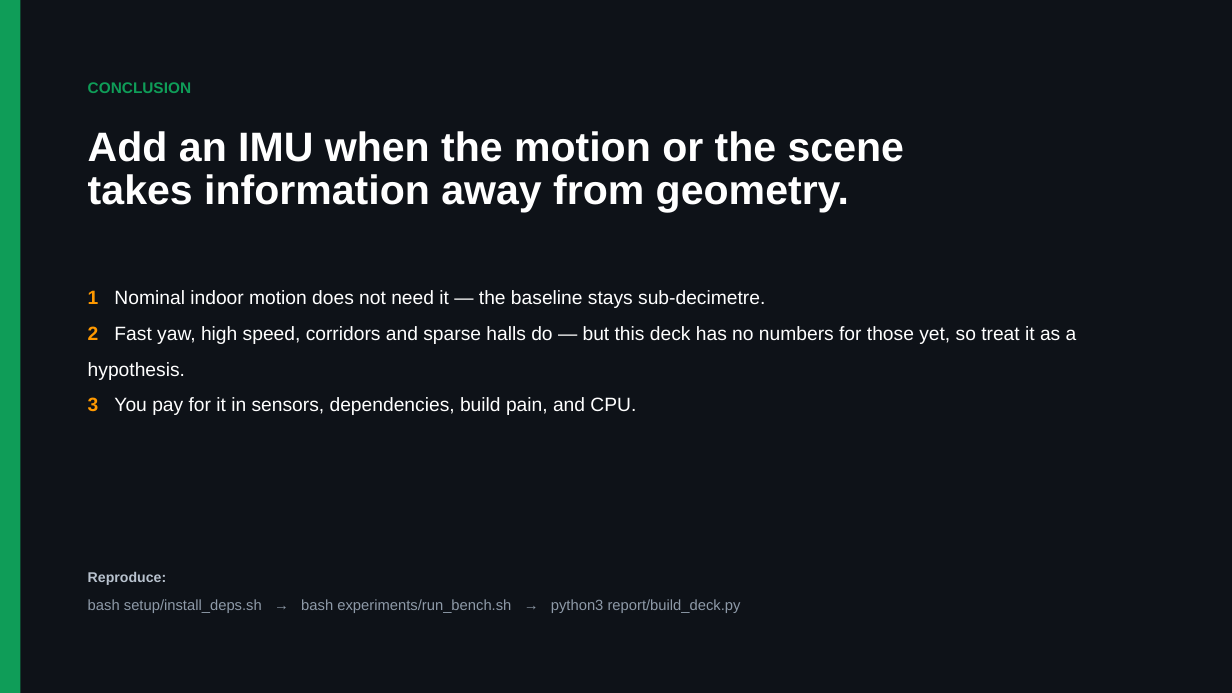
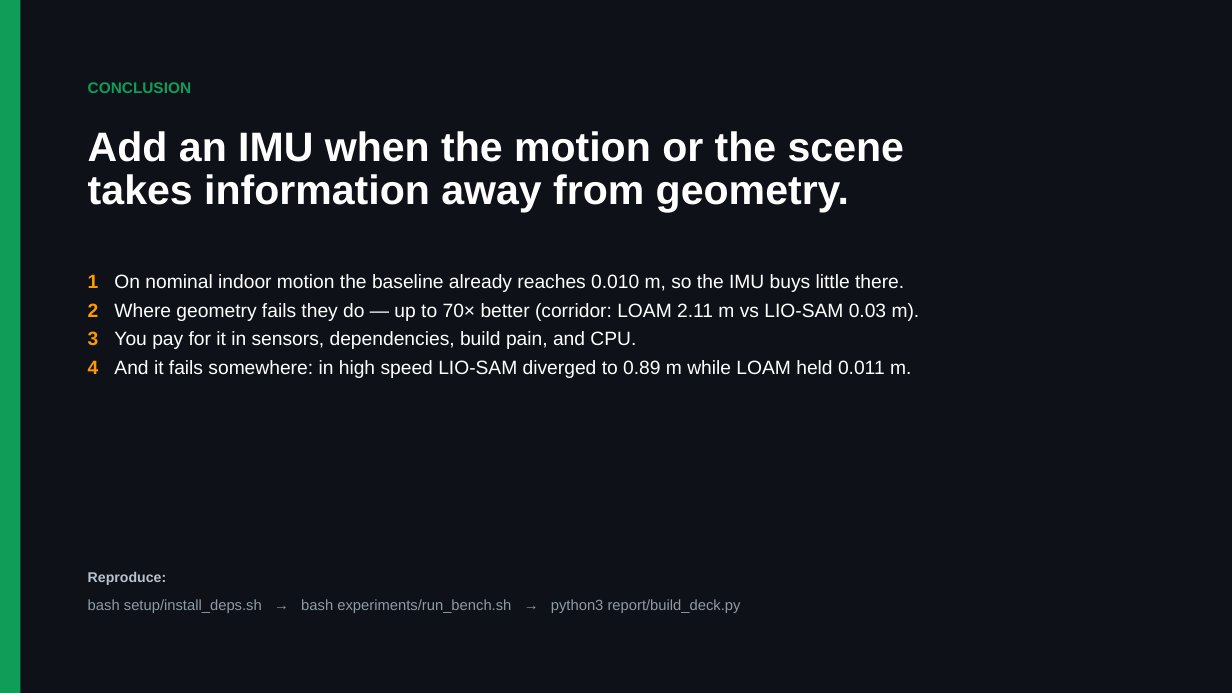
Before and after one commit to broken-pear/AAE4203_LIOSAM_demo, a slide deck: slide 20 of report/LOAM_vs_LIOSAM_comparison.pptx. Drawn at 1232x693 pixels with LibreOffice and Linux fonts; fonts in the diff are those of the drawing. Boxes give left, top, right and bottom in pixels: in the first picture for what was removed or moved away, otherwise in the second. Text is boxed around its words. In the diff, an @@ line names an element or a change of style, - is before the commit and + after.

Commit message:
Put the failure on the summary and closing slides, next to the wins
The six-scenario table now says two opposite things at once: LIO-SAM is better in five scenarios, by 98.6% in the corridor, and it diverges in the sixth (0.887 m against LOAM's 0.011 m at 1.2 m/s). A deck that reports the first three numbers on its opening slide and stops is advertising, not analysis - so both the executive summary and the closing slide now detect a scenario where LIO-SAM is more than ten times worse than the baseline and state it with the numbers, in the same voice as the wins.

Also records the measured table in results/tables/all_runs.csv, which is tracked, so the report's numbers live in the repository rather than only on the machine that produced them. Figures are not in the repository, so the deck renders 'figure pending' until it is rebuilt where results/figures/ exists.

```diff
--- a/report/LOAM_vs_LIOSAM_comparison.pptx
+++ b/report/LOAM_vs_LIOSAM_comparison.pptx
@@ text "1 On nominal indoor motion ...": place and size @@
-text "1 On nominal indoor motion ..." at <box>88,290,1077,415</box>
+text "1 On nominal indoor motion ..." at <box>88,274,920,378</box>
@@ text at <box>88,274,920,321</box>: text changed @@
-1 Nominal indoor motion does not need it — the baseline stays sub-decimetre.
-2 Fast yaw, high speed, corridors and sparse halls do — but this deck has no numbers for those yet, so treat it as a hypothesis.
+1 On nominal indoor motion the baseline already reaches 0.010 m, so the IMU buys little there.
+2 Where geometry fails they do — up to 70× better (corridor: LOAM 2.11 m vs LIO-SAM 0.03 m).
@@ text at <box>114,331,636,349</box>: line spacing 1.55 to 1.25 @@
@@ text at <box>114,360,911,378</box>: paragraph added @@
+4 And it fails somewhere: in high speed LIO-SAM diverged to 0.89 m while LOAM held 0.011 m.
```
Also in this commit, not shown: 5 other slides changed, 2 other files.
